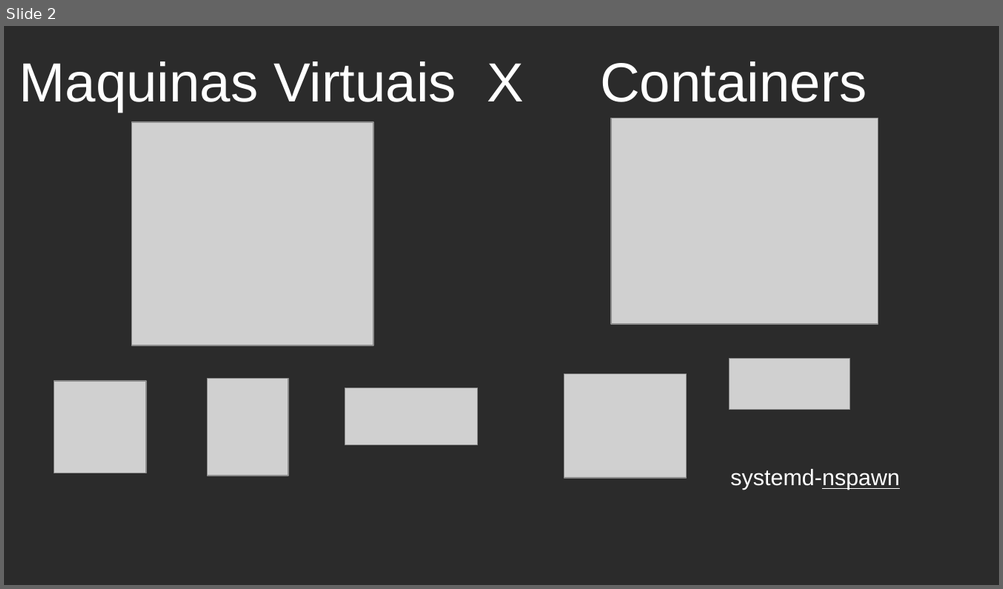
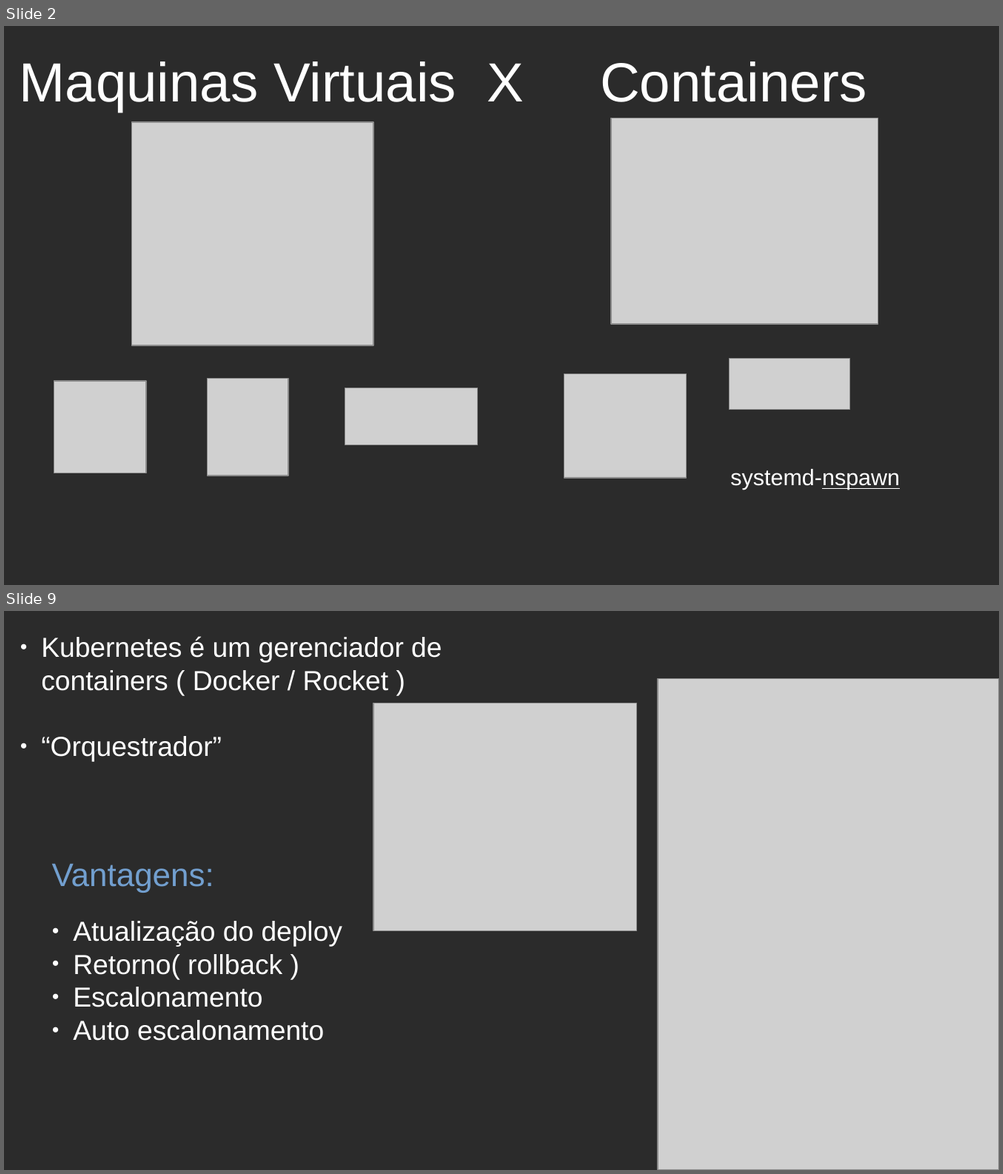
Before and after one commit to celsonery/kubernetes-docs, a slide deck: apresentacao_docker_kubernetes/apresentacao.odp. Shown one above the other, each under a label of ours: slide 2 before the commit, slides 2 and 9 after it; the slides between them are not shown. The pictures are 1003x589 and 1003x1174 pixels, drawn with LibreOffice and Linux fonts; fonts in the diff are those of the drawing; grey boxes stand for pictures; background and template pictures are left out; a plain dark background stands for a picture behind light text. Boxes give left, top, right and bottom in pixels: in the first picture for what was removed or moved away, otherwise in the second. Text is boxed around its words. In the diff, an @@ line names an element or a change of style, - is before the commit and + after.

```diff
--- a/apresentacao_docker_kubernetes/apresentacao.odp
+++ b/apresentacao_docker_kubernetes/apresentacao.odp
@@ slide 9 added at <box>4,611,999,1170</box>, background picture (left out) @@
@@ text added at <box>41,636,441,762</box>, 22 pt, text #FFFFFF @@
+● Kubernetes é um gerenciador de containers ( Docker / Rocket )
+● “Orquestrador”
@@ picture added at <box>657,678,999,1170</box> @@
@@ picture added at <box>373,703,636,931</box> @@
@@ text added at <box>52,863,214,893</box>, 26 pt, text #729FCF @@
+Vantagens:
@@ text added at <box>73,921,343,1041</box>, 22 pt, text #FFFFFF @@
+● Atualização do deploy
+● Retorno( rollback )
+● Escalonamento
+● Auto escalonamento
```
Also in this commit, not shown: 3 slides changed, 5 other slides added, 3 slides removed, 6 other files.
